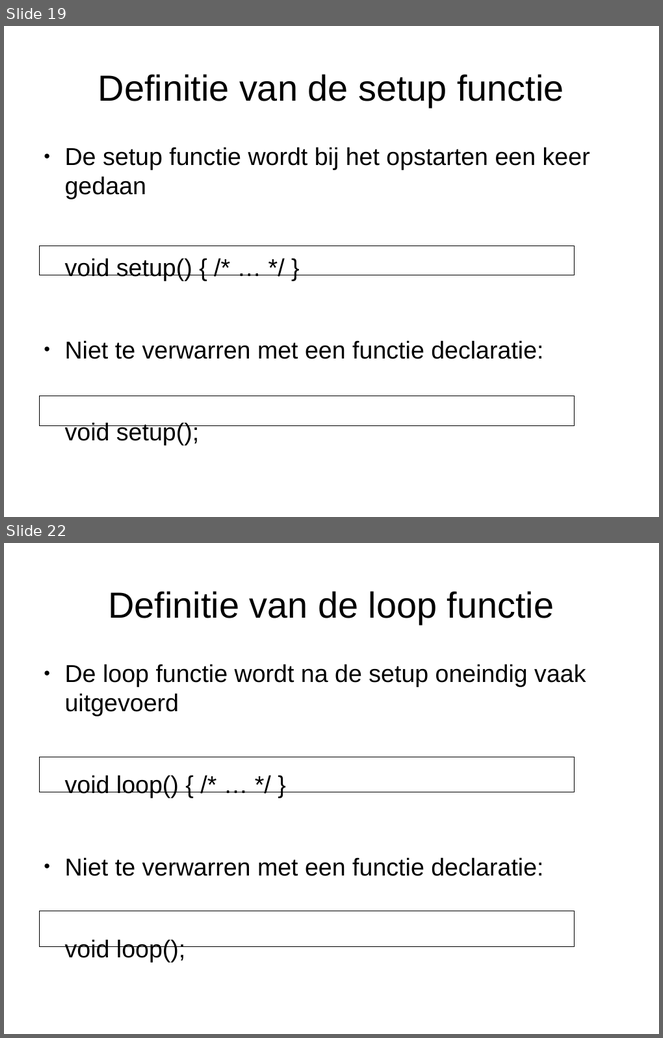
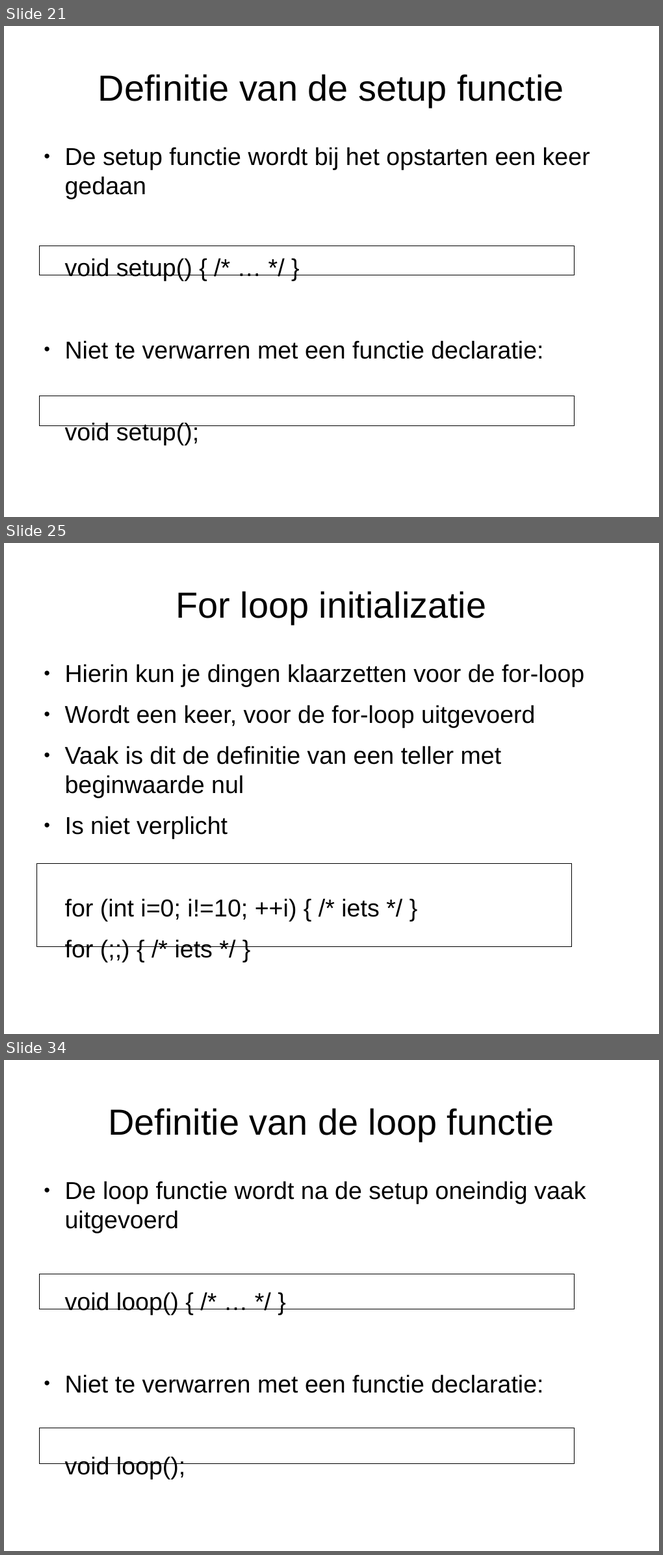
Before and after one commit to djog/arduino_cursus, a slide deck: Presentaties/Flitsuitleg3.odp. Shown one above the other, each under a label of ours: slides 19 and 22 before the commit, slides 21, 25 and 34 after it; the slides between them are not shown. The pictures are 663x1038 and 663x1555 pixels, drawn with LibreOffice and Linux fonts; fonts in the diff are those of the drawing. Boxes give left, top, right and bottom in pixels: in the first picture for what was removed or moved away, otherwise in the second. Text is boxed around its words. In the diff, an @@ line names an element or a change of style, - is before the commit and + after.

```diff
--- a/Presentaties/Flitsuitleg3.odp
+++ b/Presentaties/Flitsuitleg3.odp
@@ slide 25 added at bbox=[4, 543, 659, 1034], background #FFFFFF @@
@@ title added at bbox=[176, 591, 487, 624], 44 pt, text #000000 @@
+For loop initializatie
@@ text added at bbox=[65, 664, 584, 921], 29.6 pt, text #000000 @@
+● Hierin kun je dingen klaarzetten voor de for-loop
+● Wordt een keer, voor de for-loop uitgevoerd
+● Vaak is dit de definitie van een teller met beginwaarde nul
+● Is niet verplicht
+for (int i=0; i!=10; ++i) { /* iets */ }
+for (;;) { /* iets */ }
@@ rectangle added at bbox=[36, 864, 572, 947], outline #000000 0 pt @@
@@ what was slide 19 is now slide 21 @@
@@ what was slide 22 is now slide 34 @@
```
Also in this commit, not shown: 2 slides changed, 27 other slides added, 18 slides removed, 4 other files.
